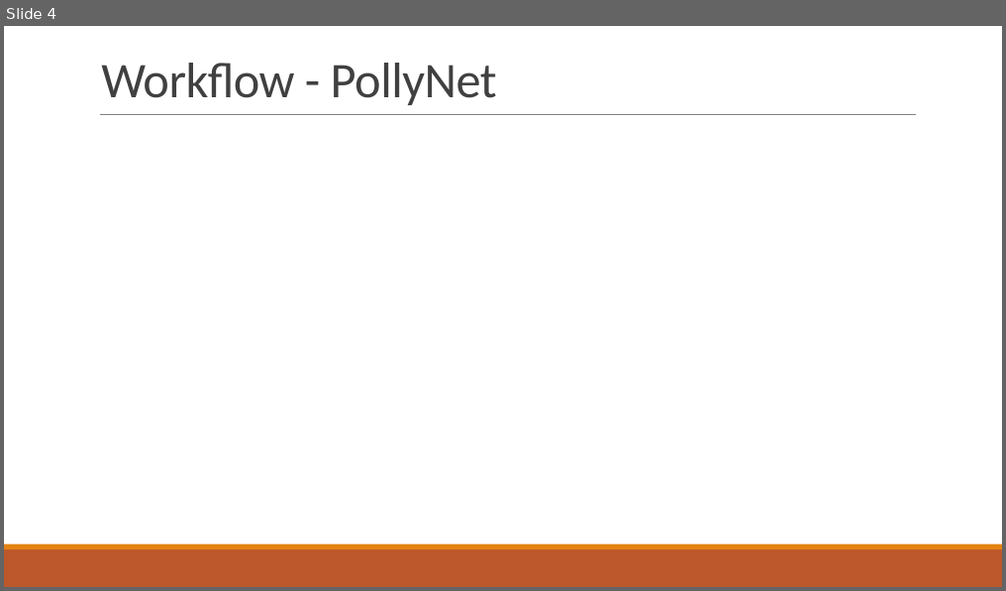
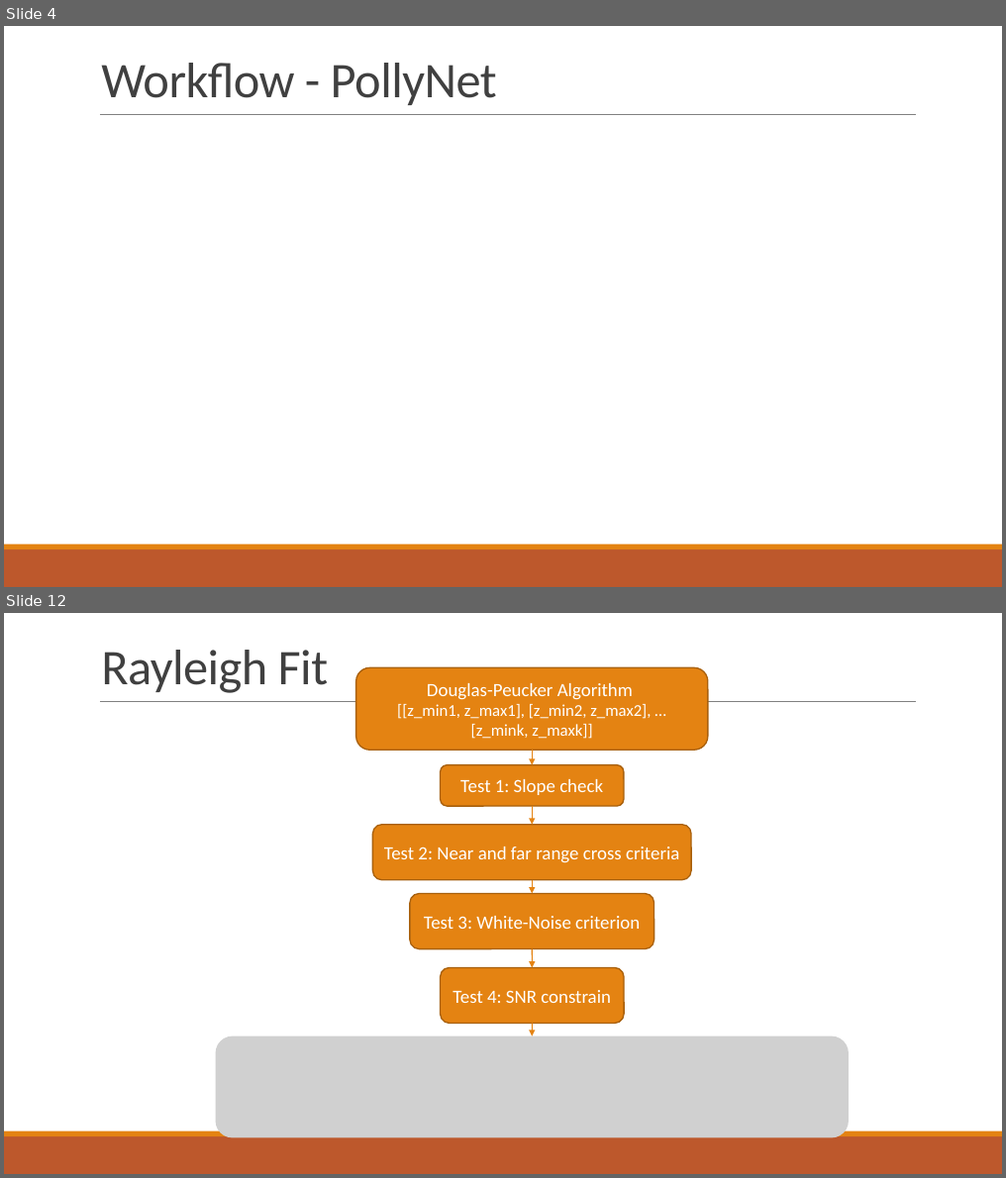
Before and after one commit to PollyNET/Pollynet_Processing_Chain, a slide deck: doc/Pollynet_Processing_Chain.pptx. Shown one above the other, each under a label of ours: slide 4 before the commit, slides 4 and 12 after it; the slides between them are not shown. The pictures are 1006x591 and 1006x1178 pixels, drawn with LibreOffice and Linux fonts; fonts in the diff are those of the drawing; grey boxes stand for pictures. Boxes give left, top, right and bottom in pixels: in the first picture for what was removed or moved away, otherwise in the second. Text is boxed around its words. In the diff, an @@ line names an element or a change of style, - is before the commit and + after.

```diff
--- a/doc/Pollynet_Processing_Chain.pptx
+++ b/doc/Pollynet_Processing_Chain.pptx
@@ slide 12 added at (x1=4, y1=613, x2=1002, y2=1174), background #FFFFFF; not listed: 3 template elements that a slide beside it also shows @@
@@ title added at (x1=101, y1=650, x2=328, y2=693), 48 pt, text #404040 @@
+Rayleigh Fit
@@ rounded rectangle added at (x1=355, y1=667, x2=708, y2=750), fill #E48312, outline #A9610D 1.25 pt, 16 pt, text #FFFFFF @@
+Douglas-Peucker Algorithm
+[[z_min1, z_max1], [z_min2, z_max2], … [z_mink, z_maxk]]
@@ arrow added from (532, 750) to (532, 765), #E48312 1 pt @@
@@ rounded rectangle added at (x1=441, y1=765, x2=624, y2=806), fill #E48312, outline #A9610D 1.25 pt, 18 pt, text #FFFFFF @@
+Test 1: Slope check
@@ arrow added from (532, 806) to (532, 825), #E48312 1 pt @@
@@ rounded rectangle added at (x1=373, y1=825, x2=692, y2=880), fill #E48312, outline #A9610D 1.25 pt, 18 pt, text #FFFFFF @@
+Test 2: Near and far range cross criteria
@@ rounded rectangle added at (x1=410, y1=894, x2=653, y2=950), fill #E48312, outline #A9610D 1.25 pt, 18 pt, text #FFFFFF @@
+Test 3: White-Noise criterion
@@ arrow added from (532, 880) to (532, 894), #E48312 1 pt @@
@@ rounded rectangle added at (x1=441, y1=967, x2=624, y2=1023), fill #E48312, outline #A9610D 1.25 pt, 18 pt, text #FFFFFF @@
+Test 4: SNR constrain
@@ arrow added from (532, 950) to (533, 967), #E48312 1 pt @@
@@ arrow added from (533, 1023) to (532, 1037), #E48312 1 pt @@
@@ picture added at (x1=216, y1=1037, x2=849, y2=1139) @@
```
Also in this commit, not shown: 7 other slides added, 13 other files.
